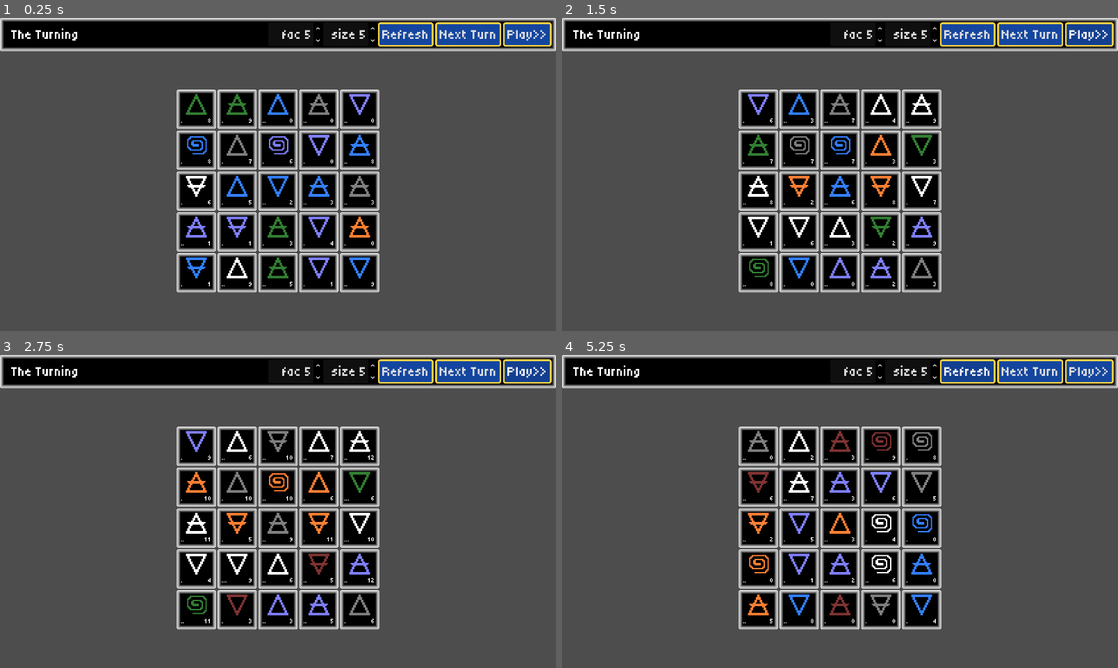
Above: before the commit, frames 1-4 (two rows, left to right).
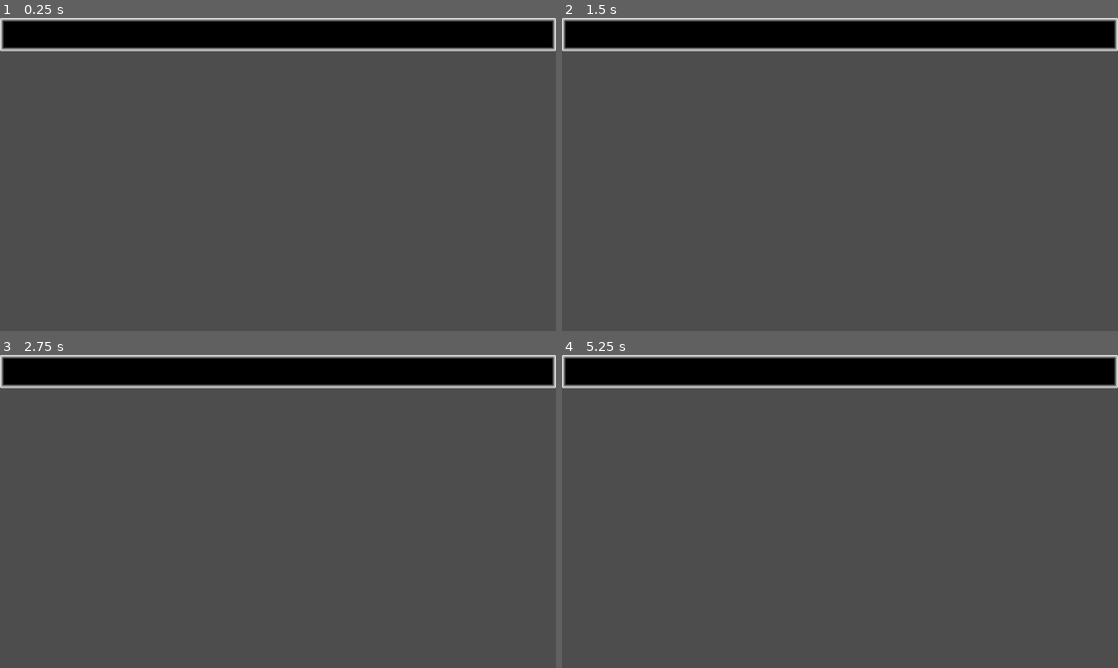
Above: after the commit, the same moments.

Repository: bjornarprytz/witchwork
Game: Godot game, scene res://interface/main.tscn
Same seed, same stepped clock (60 frames per second), same inputs: the game is played once before the commit and once after it. The engine's default icon, where the game draws it, is replaced by a stand-in: a white triangle on a blue panel in a dark square.
Inputs (mouse positions are in pixels of both pictures, inside the frame that each line leads up to):
- Up to frame 1 (0.25 s): no input
- Up to frame 2 (1.5 s): click (967, 33) at 0.5 s, where only the run before the commit has a clickable "Refresh"; click (1090, 33) at 1.25 s, where only the run before the commit has a clickable "Play>>"
- Up to frame 3 (2.75 s): click (528, 370) at 2 s, where only the run before the commit has a clickable "Play>>"
- Up to frame 4 (5.25 s): click (1029, 370) at 2.75 s, where only the run before the commit has a clickable "Next Turn"; click (1029, 370) at 3.5 s, where only the run before the commit has a clickable "Next Turn"; click (967, 370) at 4.25 s, where only the run before the commit has a clickable "Refresh"; click (967, 370) at 5 s, where only the run before the commit has a clickable "Refresh"

The runs differ from the first frame. In frame 1, 23% of the frame differs, in the area x 2-100%, y 1-88%; in frame 2, 23%; in frame 3, 23%; in frame 4, 23%.

Commit message:
remove old prototype

Diff:
--- a/src/interface/cell_ui.gd
+++ /dev/null
@@ -1,30 +0,0 @@
-class_name CellUI
-extends PanelContainer
-
-var cell: Cell
-
-@onready var element_symbol: TextureRect = %ElementSymbol
-@onready var age_label: RichTextLabel = %AgeLabel
-@onready var phase_label: RichTextLabel = %PhaseLabel
-
-func _ready() -> void:
-	_update_ui()
-	cell.materia_changed.connect(on_materia_changed)
-
-func on_materia_changed(_m):
-	_update_ui()
-
-func _update_ui():
-	if (cell.materia == null):
-		element_symbol.texture = preload("res://assets/img/icon.svg")
-		element_symbol.modulate = Color.GRAY
-		phase_label.text = "-"
-		age_label.text = "x"
-		tooltip_text = "empty"
-		return
-
-	element_symbol.texture = Materia.get_elemental_symbol(cell.materia.element)
-	element_symbol.modulate = Materia.get_essence_color(cell.materia.essence)
-	phase_label.text = Materia.get_phase_indicator(cell.materia.phase)
-	age_label.text = "%d" % cell.materia.age
-	tooltip_text = "%s" % cell.materia
--- a/src/interface/cell_ui.tscn
+++ b/src/interface/cell_ui.tscn
@@ -1,8 +1,40 @@
-[gd_scene format=3 uid="uid://dpwlebq2kvfki"]
+[gd_scene format=3 uid="uid://q56ivbxohare"]
 
 [ext_resource type="Theme" uid="uid://cwi2l6qtt6la6" path="res://interface/theme/global_theme.tres" id="1_2v366"]
 [ext_resource type="Texture2D" uid="uid://bewof7daqvmbt" path="res://assets/img/spirit.png" id="1_jpmep"]
-[ext_resource type="Script" uid="uid://dq3oya428aa60" path="res://interface/cell_ui.gd" id="2_0shox"]
+
+[sub_resource type="GDScript" id="GDScript_q63h8"]
+script/source = "class_name CellUI
+extends PanelContainer
+
+var cell: Cell
+
+@onready var element_symbol: TextureRect = %ElementSymbol
+@onready var age_label: RichTextLabel = %AgeLabel
+@onready var phase_label: RichTextLabel = %PhaseLabel
+
+func _ready() -> void:
+	_update_ui()
+	cell.materia_changed.connect(on_materia_changed)
+
+func on_materia_changed(_m):
+	_update_ui()
+
+func _update_ui():
+	if (cell.materia == null):
+		element_symbol.texture = preload(\"res://assets/img/icon.svg\")
+		element_symbol.modulate = Color.GRAY
+		phase_label.text = \"-\"
+		age_label.text = \"x\"
+		tooltip_text = \"empty\"
+		return
+
+	element_symbol.texture = Materia.get_elemental_symbol(cell.materia.element)
+	element_symbol.modulate = Materia.get_essence_color(cell.materia.essence)
+	phase_label.text = Materia.get_phase_indicator(cell.materia.phase)
+	age_label.text = \"%d\" % cell.materia.age
+	tooltip_text = \"%s\" % cell.materia
+"
 
 [node name="Cell" type="PanelContainer" unique_id=1724005932]
 texture_filter = 3
@@ -11,7 +43,7 @@
 offset_right = 60.0
 offset_bottom = 60.0
 theme = ExtResource("1_2v366")
-script = ExtResource("2_0shox")
+script = SubResource("GDScript_q63h8")
 
 [node name="VBoxContainer" type="VBoxContainer" parent="." unique_id=1837156942]
 layout_mode = 2
--- a/src/interface/main.gd
+++ b/src/interface/main.gd
@@ -1,31 +1,2 @@
 class_name Game
 extends Node2D
-
-@onready var the_turning: TheTurningUI = %TheTurning
-@onready var spin_box: SpinBox = %SpinBox
-
-var play_tween : Tween
-
-func _ready() -> void:
-	the_turning.load_turning(TheTurning.new(5))
-
-func _on_next_turn_pressed() -> void:
-	the_turning.next_turn()
-
-func _on_refresh_pressed() -> void:
-	the_turning.load_turning(TheTurning.new(int(spin_box.value)))
-
-func _on_play_pressed() -> void:
-	if (!play_tween):
-		play_tween = create_tween()
-		play_tween.tween_interval(.2)
-		play_tween.set_loops().tween_callback(the_turning.next_turn)
-
-	else:
-		play_tween.stop()
-		play_tween = null
-
-func _on_primes_test_value_changed(value: float) -> void:
-	var factors = Materia.compute_prime_factors(int(value))
-
-	print(factors)
--- a/src/interface/main.tscn
+++ b/src/interface/main.tscn
@@ -1,7 +1,6 @@
 [gd_scene format=3 uid="uid://cgrejd4v5ywd3"]
 
 [ext_resource type="Script" uid="uid://736gp2f48fi7" path="res://interface/main.gd" id="1_loxbi"]
-[ext_resource type="PackedScene" uid="uid://bl2in0vs4gljg" path="res://interface/the_turning_ui.tscn" id="2_rfu3d"]
 
 [node name="Main" type="Node2D" unique_id=199121168]
 script = ExtResource("1_loxbi")
@@ -21,50 +20,6 @@
 offset_right = 1280.0
 offset_bottom = 76.0
 
-[node name="Buttons" type="HBoxContainer" parent="CanvasLayer/Control/TopUI" unique_id=559333139]
-layout_mode = 2
-
-[node name="Text" type="RichTextLabel" parent="CanvasLayer/Control/TopUI/Buttons" unique_id=1757869846]
-layout_mode = 2
-text = "  The Turning"
-fit_content = true
-autowrap_mode = 0
-vertical_alignment = 1
-
-[node name="Control" type="Control" parent="CanvasLayer/Control/TopUI/Buttons" unique_id=1686100982]
-layout_mode = 2
-size_flags_horizontal = 3
-
-[node name="PrimesTest" type="SpinBox" parent="CanvasLayer/Control/TopUI/Buttons" unique_id=471042391]
-unique_name_in_owner = true
-layout_mode = 2
-min_value = 1.0
-value = 5.0
-rounded = true
-alignment = 2
-prefix = "fac"
-
-[node name="SpinBox" type="SpinBox" parent="CanvasLayer/Control/TopUI/Buttons" unique_id=365798510]
-unique_name_in_owner = true
-layout_mode = 2
-min_value = 1.0
-value = 5.0
-rounded = true
-alignment = 2
-prefix = "size"
-
-[node name="Refresh" type="Button" parent="CanvasLayer/Control/TopUI/Buttons" unique_id=50068711]
-layout_mode = 2
-text = "Refresh"
-
-[node name="NextTurn" type="Button" parent="CanvasLayer/Control/TopUI/Buttons" unique_id=1483144327]
-layout_mode = 2
-text = "Next Turn"
-
-[node name="Play" type="Button" parent="CanvasLayer/Control/TopUI/Buttons" unique_id=1150230076]
-layout_mode = 2
-text = "Play>>"
-
 [node name="GameView" type="MarginContainer" parent="CanvasLayer/Control" unique_id=119077404]
 layout_mode = 0
 offset_top = 76.0
@@ -76,11 +31,5 @@
 theme_override_constants/margin_right = 10
 theme_override_constants/margin_bottom = 10
 
-[node name="TheTurning" parent="CanvasLayer/Control/GameView" unique_id=276444585 instance=ExtResource("2_rfu3d")]
-unique_name_in_owner = true
+[node name="TheWork" type="Control" parent="CanvasLayer/Control/GameView" unique_id=451306312]
 layout_mode = 2
-
-[connection signal="value_changed" from="CanvasLayer/Control/TopUI/Buttons/PrimesTest" to="." method="_on_primes_test_value_changed"]
-[connection signal="pressed" from="CanvasLayer/Control/TopUI/Buttons/Refresh" to="." method="_on_refresh_pressed"]
-[connection signal="pressed" from="CanvasLayer/Control/TopUI/Buttons/NextTurn" to="." method="_on_next_turn_pressed"]
-[connection signal="pressed" from="CanvasLayer/Control/TopUI/Buttons/Play" to="." method="_on_play_pressed"]
--- a/src/interface/the_turning_ui.gd
+++ /dev/null
@@ -1,23 +0,0 @@
-class_name TheTurningUI
-extends VBoxContainer
-
-var cell_factory: PackedScene = preload("res://interface/cell_ui.tscn")
-
-var _turning: TheTurning
-
-@onready var board: GridContainer = %Board
-
-func load_turning(turning: TheTurning):
-	for c in board.get_children():
-		c.queue_free()
-
-	_turning = turning
-	board.columns = _turning.board.width
-
-	for c in turning.board.cells:
-		var cell_ui = cell_factory.instantiate() as CellUI
-		cell_ui.cell = c
-		board.add_child(cell_ui)
-
-func next_turn():
-	_turning.turn()
--- a/src/interface/the_turning_ui.tscn
+++ /dev/null
@@ -1,13 +0,0 @@
-[gd_scene format=3 uid="uid://bl2in0vs4gljg"]
-
-[ext_resource type="Script" uid="uid://bcxgmqa0ko2uw" path="res://interface/the_turning_ui.gd" id="1_04kan"]
-
-[node name="TheTurning" type="VBoxContainer" unique_id=276444585]
-script = ExtResource("1_04kan")
-
-[node name="Board" type="GridContainer" parent="." unique_id=1747552054]
-unique_name_in_owner = true
-layout_mode = 2
-size_flags_horizontal = 4
-size_flags_vertical = 6
-columns = 5
--- a/src/system/event_bus.gd
+++ b/src/system/event_bus.gd
@@ -1,6 +1 @@
 extends Node
-
-
-signal rule_resolved(result: Rule.Result)
-signal shift_resolved(result: Shift.Result)
-signal turn_ended(turn: Turn)
--- a/src/system/the_turning/board.gd
+++ /dev/null
@@ -1,61 +0,0 @@
-class_name Board
-extends Object
-
-var _lookup: Dictionary[String, Cell] = {}
-
-var width:int
-var height:int
-var cells: Array[Cell]:
-	get:
-		return _lookup.values()
-
-func _init(width_: int, height_: int) -> void:
-	assert(width_ > 0 and height_ > 0)
-	width = width_
-	height = height_
-
-func add(cell:Cell) -> Cell:
-	var key = keygen_cell(cell)
-	assert(!_lookup.has(key))
-	_lookup[key] = cell
-	return cell
-
-func get_cell(coords: Vector2i) -> Cell:
-	if (!in_bounds(coords)):
-		return null
-	var key = keygen_coords(coords)
-
-	if (!_lookup.has(key)):
-		return add(Cell.new(coords.x, coords.y))
-
-	return _lookup[key]
-
-func get_neighbours(cell: Cell) -> Array[Cell]:
-	var neighbours:Array[Cell] = []
-
-	for n in orthogonals(cell.coords):
-		var c = get_cell(n)
-		if c != null:
-			neighbours.append(c)
-
-	return neighbours
-
-func in_bounds(coords: Vector2i) -> bool:
-	return coords.x >= 0 and coords.x < width and coords.y >= 0 and coords.y < height
-
-static func orthogonals(coords: Vector2i) -> Array[Vector2i]:
-	return [
-		coords + Vector2i.LEFT,
-		coords + Vector2i.UP,
-		coords + Vector2i.RIGHT,
-		coords + Vector2i.DOWN,
-	]
-
-static func keygen(x:int, y:int) -> String:
-	return "%d,%d" % [x, y]
-
-static func keygen_coords(coords: Vector2i) -> String:
-	return keygen(coords.x,coords.y)
-
-static func keygen_cell(cell:Cell) -> String:
-	return keygen_coords(cell.coords)
--- a/src/system/the_turning/cell.gd
+++ /dev/null
@@ -1,31 +0,0 @@
-class_name Cell
-extends RefCounted
-
-signal materia_changed(new_materia: Materia)
-
-var materia: Materia:
-	set(value):
-		if (materia == value):
-			return
-		materia = value
-		materia_changed.emit(materia)
-var materia_next: Materia:
-	set(value):
-		materia_next = value
-
-var queue_destruction: bool
-
-var coords: Vector2i
-
-func _init(x:int,y:int,m:Materia=null):
-	coords = Vector2i(x,y)
-	materia = m
-	if (m != null):
-		materia_next = m.copy()
-		pass
-
-func is_empty() -> bool:
-	return materia == null
-
-func _to_string() -> String:
-	return "%s:%s" % [coords, materia]
--- a/src/system/the_turning/rule/commit.gd
+++ /dev/null
@@ -1,17 +0,0 @@
-class_name Commit
-extends Rule
-
-var cell: Cell
-
-func _init(cell_: Cell):
-	cell = cell_
-
-func resolve_rule(_context: TheTurning) -> Array[Shift.Result]:
-	if (cell.queue_destruction):
-		cell.materia = null
-		cell.materia_next = null
-		cell.queue_destruction = false
-	else:
-		cell.materia = cell.materia_next.copy()
-
-	return [] # Special rule, the shift already happened
--- a/src/system/the_turning/rule/drift.gd
+++ /dev/null
@@ -1,89 +0,0 @@
-class_name Drift
-extends Rule
-
-var cell: Cell
-
-func _init(cell_: Cell):
-	cell = cell_
-
-func resolve_rule(context: TheTurning) -> Array[Shift.Result]:
-	## TODO: Drift, depending on the element
-	print("Drift: [%s]" % cell)
-
-	if (cell.is_empty()):
-		return _drift_empty_cell(context)
-
-	return _drift_materia(context)
-
-func _drift_empty_cell(context: TheTurning) -> Array[Shift.Result]:
-	var neighbors = context.board.get_neighbours(cell)
-
-	var n_neighbors:int = 0
-
-	for c in neighbors:
-		if !c.is_empty():
-			n_neighbors += 1
-
-	if n_neighbors == 3:
-		var m = Materia.random()
-		m.essence = Materia.Essence.Flowing
-		var shift = Creation.new(cell, m)
-		return [shift.resolve(context)]
-
-
-	return []
-
-func _drift_materia(context: TheTurning) -> Array[Shift.Result]:
-	var next_phase: Materia.Phase
-
-	match cell.materia.element:
-		Materia.Element.Water:
-			next_phase = _flowing_next_phase(context.board.get_neighbours(cell))
-		_:
-			next_phase = _next_phase(cell.materia.phase)
-
-	var shift = PhaseChange.new(cell, next_phase)
-
-	return [shift.resolve(context)]
-
-func _flowing_next_phase(cells: Array[Cell]) -> Materia.Phase:
-	var r: Dictionary[Materia.Phase, int] = {}
-
-	var current_majority: int = 0
-	var has_clear_majority: bool
-	var majority_phase: Materia.Phase
-
-	for c in cells:
-		if c.is_empty():
-			continue
-		var p = c.materia.phase
-		if r.has(p):
-			r[p] += 1
-		else:
-			r[p] = 1
-
-		if (r[p] == current_majority):
-			has_clear_majority = false
-		if (r[p] > current_majority):
-			current_majority = r[p]
-			has_clear_majority = true
-			majority_phase = p
-
-	if (has_clear_majority):
-		print("Found MAJORITY: %s (%d)" % [Materia.Phase.keys()[majority_phase], current_majority])
-		return majority_phase
-	print("Found NO majority")
-
-	return _next_phase(cell.materia.phase)
-
-static func _next_phase(current: Materia.Phase) -> Materia.Phase:
-	match current:
-		Materia.Phase.Dormant:
-			return Materia.Phase.Awake
-		Materia.Phase.Awake:
-			return Materia.Phase.Risen
-		Materia.Phase.Risen:
-			return Materia.Phase.Dormant
-		_:
-			push_error("Unrecognized phase: %s" % current)
-			return Materia.Phase.Dormant
--- a/src/system/the_turning/rule/rule.gd
+++ /dev/null
@@ -1,31 +0,0 @@
-@abstract
-## Interface for the effects in the turning
-class_name Rule
-extends Object
-
-var _is_resolved = false
-
-class Result:
-	var rule: Rule
-	var shifts: Array[Shift.Result]
-
-	func is_noop():
-		return shifts.is_empty()
-
-func resolve(context: TheTurning) -> Result:
-	assert(!_is_resolved)
-
-	var shift_results = resolve_rule(context)
-	var r = _result(shift_results)
-	_is_resolved = true
-	Events.rule_resolved.emit(r)
-	return r
-
-@abstract
-func resolve_rule(context: TheTurning) -> Array[Shift.Result]
-
-func _result(shifts: Array[Shift.Result]) -> Result:
-	var r = Result.new()
-	r.rule = self
-	r.shifts = shifts
-	return r
--- a/src/system/the_turning/rule/settle.gd
+++ /dev/null
@@ -1,67 +0,0 @@
-class_name Settle
-extends Rule
-
-var cell: Cell
-
-func _init(cell_: Cell):
-	cell = cell_
-
-func resolve_rule(context: TheTurning) -> Array[Shift.Result]:
-	if (cell.materia == null || cell.materia.phase != Materia.Phase.Risen):
-		return []
-
-	print("Settle: [%s]" % cell)
-
-	var shift = _determine_fate(context.board.get_neighbours(cell))
-
-	if (shift == null):
-		return []
-
-	var r = shift.resolve(context)
-
-	return [r]
-
-func _determine_fate(neighbours: Array[Cell]) -> Shift:
-	var elements: Array[Materia.Element] = []
-	var essences: Array[Materia.Essence] = []
-
-	for n in neighbours:
-		if (n.is_empty()):
-			continue
-
-		elements.append(n.materia.element)
-		essences.append(n.materia.essence)
-
-	match cell.materia.essence:
-		Materia.Essence.Rooted:
-			if (essences.count(Materia.Essence.Rooted) == 4): # Petrification
-				return Transmutation.new(cell, Materia.Essence.Crystalline)
-			if (cell.materia.element != Materia.Element.Fire && elements.count(Materia.Element.Fire) > 0): # Purge
-				return Transmutation.new(cell, Materia.Essence.Burnt)
-			if (essences.size() == 3): # Evolution
-				return Transmutation.new(cell, Materia.Essence.Vital)
-			return null
-		Materia.Essence.Crystalline:
-			if (essences.count(Materia.Essence.Crystalline) > 1): # Crumble
-				return Transmutation.new(cell, Materia.Essence.Burnt)
-			return null
-		Materia.Essence.Flowing:
-			if (neighbours.size() < 3): # Free Flow
-				return null
-			var next_essence := Materia.random_essence([Materia.Essence.Flowing]) # Chaos
-			return Transmutation.new(cell, next_essence)
-		Materia.Essence.Vital:
-			if (cell.materia.age > 10): # Old age
-				return Transmutation.new(cell, Materia.Essence.Rooted)
-			if (essences.count(Materia.Essence.Vital) > 2): # Competition
-				return Transmutation.new(cell, Materia.Essence.Burnt)
-			return null
-		Materia.Essence.Burnt:
-			if (cell.materia.age > 12): #
-				return Transmutation.new(cell, Materia.Essence.Threshold)
-		Materia.Essence.Threshold:
-			return null
-		Materia.Essence.Celestial:
-			return null
-
-	return null
--- a/src/system/the_turning/rule/unfold.gd
+++ /dev/null
@@ -1,68 +0,0 @@
-class_name Unfold
-extends Rule
-
-var cell: Cell
-
-func _init(cell_: Cell):
-	cell = cell_
-
-func resolve_rule(context: TheTurning) -> Array[Shift.Result]:
-	if (cell.materia == null || cell.materia.phase != Materia.Phase.Risen):
-		return []
-
-	var shift = _unfold(context)
-
-	if (shift == null):
-		return []
-
-	return [shift.resolve(context)]
-
-func _unfold(context: TheTurning) -> Shift:
-	var neighbours = context.board.get_neighbours(cell)
-
-	var elements: Array[Materia.Element] = []
-	var essences: Array[Materia.Essence] = []
-	var numerology: Array[Array] = []
-	var numeric_apex: Array[Cell] = []
-
-	for n in neighbours:
-		if (n.is_empty()):
-			continue
-
-		elements.append(n.materia.element)
-		essences.append(n.materia.essence)
-
-		var numeric_alignment = n.materia.get_numeric_alignment()
-		if numeric_apex.is_empty():
-			numeric_apex.append(n)
-		else:
-			var r = Materia.numeric_compare(numeric_apex[0].materia.get_numeric_alignment(), numeric_alignment)
-
-			if (r == 0):
-				numeric_apex.append(n)
-			if (r > 0):
-				numeric_apex = [n]
-
-		numerology.append(numeric_alignment)
-
-	print("Unfold: [%s]" % cell)
-	match cell.materia.essence:
-		Materia.Essence.Rooted:
-			pass
-		Materia.Essence.Crystalline:
-			pass
-		Materia.Essence.Flowing:
-			pass
-		Materia.Essence.Vital:
-			pass
-		Materia.Essence.Burnt:
-			pass
-		Materia.Essence.Threshold:
-			var element_values = Materia.Element.values()
-			var target_element = element_values[cell.materia.get_numeric_alignment()[0] % element_values.size()]
-			for c in numeric_apex:
-				return Realign.new(cell, target_element)
-		Materia.Essence.Celestial:
-			pass
-
-	return null
--- a/src/system/the_turning/shift/creation.gd
+++ /dev/null
@@ -1,15 +0,0 @@
-class_name Creation
-extends Shift
-
-var to_create: Materia
-
-func _init(t: Cell, m: Materia) -> void:
-	super._init(t)
-	to_create = m
-
-func resolve_shift(_context: TheTurning) -> Shift.Result:
-	assert(target.is_empty())
-
-	target.materia_next = to_create
-
-	return _result(null, to_create)
--- a/src/system/the_turning/shift/destruction.gd
+++ /dev/null
@@ -1,13 +0,0 @@
-class_name Destruction
-extends Shift
-
-func _init(t: Cell) -> void:
-	super._init(t)
-
-func resolve_shift(_context: TheTurning) -> Shift.Result:
-	assert(!target.is_empty())
-
-	var destroyed_materia = target.materia
-	target.queue_destruction = true
-
-	return _result(destroyed_materia, null)
--- a/src/system/the_turning/shift/move.gd
+++ /dev/null
@@ -1,18 +0,0 @@
-class_name Move
-extends Shift
-
-
-var destination: Cell
-
-func _init(t: Cell, dest: Cell) -> void:
-	super._init(t)
-	destination = dest
-
-func resolve_shift(_context: TheTurning) -> Shift.Result:
-	assert(!target.is_empty())
-	assert(destination.is_empty())
-
-	destination.materia = target.materia
-	target.materia = null
-
-	return _result(target, destination)
--- a/src/system/the_turning/shift/phase_change.gd
+++ /dev/null
@@ -1,18 +0,0 @@
-class_name PhaseChange
-extends Shift
-
-var to_phase: Materia.Phase
-
-func _init(t: Cell, p: Materia.Phase) -> void:
-	super._init(t)
-	to_phase = p
-
-func resolve_shift(_context: TheTurning) -> Shift.Result:
-	if (target.materia == null):
-		push_warning("Materia no longer exists during phase change")
-		return _noop()
-	var before = target.materia.phase
-	target.materia_next.phase = to_phase
-	target.materia_next.age = target.materia.age + 1
-
-	return _result(before, target.materia_next.phase)
--- a/src/system/the_turning/shift/realign.gd
+++ /dev/null
@@ -1,14 +0,0 @@
-class_name Realign
-extends Shift
-
-var to_element: Materia.Element
-
-func _init(t: Cell, e: Materia.Element) -> void:
-	super._init(t)
-	to_element = e
-
-func resolve_shift(_context: TheTurning) -> Shift.Result:
-	var before = target.materia.element
-	target.materia_next.element = to_element
-
-	return _result(before, target.materia_next.element)
--- a/src/system/the_turning/shift/shift.gd
+++ /dev/null
@@ -1,38 +0,0 @@
-@abstract
-class_name Shift
-extends Object
-
-class Result:
-	var shift: Shift
-	var before: Variant
-	var after: Variant
-
-	func is_noop():
-		return before == after
-
-var target: Cell
-
-var _is_resolved := false
-
-func _init(t: Cell) -> void:
-	target = t
-
-func resolve(context: TheTurning) -> Result:
-	assert(!_is_resolved)
-	var r = resolve_shift(context)
-	_is_resolved = true
-	Events.shift_resolved.emit(r)
-	return r
-
-@abstract
-func resolve_shift(context: TheTurning) -> Result
-
-func _result(before:Variant, after:Variant) -> Result:
-	var r = Result.new()
-	r.shift = self;
-	r.before = before
-	r.after = after
-	return r
-
-func _noop() -> Result:
-	return _result(null, null)
--- a/src/system/the_turning/shift/transmutation.gd
+++ /dev/null
@@ -1,14 +0,0 @@
-class_name Transmutation
-extends Shift
-
-var to_essence: Materia.Essence
-
-func _init(t: Cell, e: Materia.Essence) -> void:
-	super._init(t)
-	to_essence = e
-
-func resolve_shift(_context: TheTurning) -> Shift.Result:
-	var before = target.materia.essence
-	target.materia_next.essence = to_essence
-
-	return _result(before, target.materia_next.essence)
--- a/src/system/the_turning/the_turning.gd
+++ /dev/null
@@ -1,25 +0,0 @@
-class_name TheTurning
-extends RefCounted
-
-## The environment
-var board: Board
-var _width: int
-var _height: int
-var _turn_number: int = 0
-
-func turn() -> Turn:
-	_turn_number += 1
-	var t = Turn.new(_turn_number, self)
-	t.resolve()
-	return t
-
-func _init(size:int):
-	board = Board.new(size,size)
-	_width = size
-	_height = size
-	_seed_materia()
-
-func _seed_materia():
-	for x in range(_width):
-		for y in range(_height):
-			board.add(Cell.new(x,y,Materia.random()))
--- a/src/system/the_turning/turn.gd
+++ /dev/null
@@ -1,64 +0,0 @@
-class_name Turn
-extends Object
-
-var _turning: TheTurning
-
-var _board: Board:
-	get:
-		return _turning.board
-
-var number: int
-
-var shift_results: Array[Shift.Result] = []
-
-var is_resolved := false
-
-func _init(turn_number: int, turning: TheTurning) -> void:
-	number = turn_number
-	_turning = turning
-
-func resolve() -> Array[Shift.Result]:
-	print("Starting turn #%d" % number)
-	assert (!is_resolved)
-	var unfolds: Array[Rule] = []
-	var settles: Array[Rule] = []
-	var drifts: Array[Rule] = []
-	var commits: Array[Rule] = []
-
-	for c in _board.cells:
-		unfolds.append(Unfold.new(c))
-		settles.append(Settle.new(c))
-		drifts.append(Drift.new(c))
-		commits.append(Commit.new(c))
-
-	_flush(unfolds)
-	_flush(settles)
-	_flush(drifts)
-	_flush(commits)
-
-	is_resolved = true
-	Events.turn_ended.emit(self)
-	return shift_results
-
-## Returns reserved cells
-func try_reserve_neighbours(cell: Cell, reserved_cells: Array[Cell]) -> bool:
-	## TODO: Should be optimizable
-	if (reserved_cells.has(cell)):
-		return false
-	var neighbours = _board.get_neighbours(cell)
-
-	for n in neighbours:
-		if (reserved_cells.has(n)):
-			return false
-
-	neighbours.append(cell)
-
-	reserved_cells.append_array(neighbours)
-
-	return neighbours
-
-## Resolve effects, then clear them. Results are added to the turn results
-func _flush(effects: Array[Rule]):
-	for s in effects:
-		shift_results.append_array(s.resolve(_turning).shifts)
-	effects.clear()
Not shown, removed: src/interface/cell_ui.gd.uid
Not shown, removed: src/interface/the_turning_ui.gd.uid
Not shown, removed: src/system/the_turning/board.gd.uid
Not shown, removed: src/system/the_turning/cell.gd.uid
Not shown, removed: src/system/the_turning/rule/commit.gd.uid
Not shown, removed: src/system/the_turning/rule/drift.gd.uid
Not shown, removed: src/system/the_turning/rule/rule.gd.uid
Not shown, removed: src/system/the_turning/rule/settle.gd.uid
Not shown, removed: src/system/the_turning/rule/unfold.gd.uid
Not shown, removed: src/system/the_turning/shift/creation.gd.uid
Not shown, removed: src/system/the_turning/shift/destruction.gd.uid
Not shown, removed: src/system/the_turning/shift/move.gd.uid
(and 6 more such lines)
